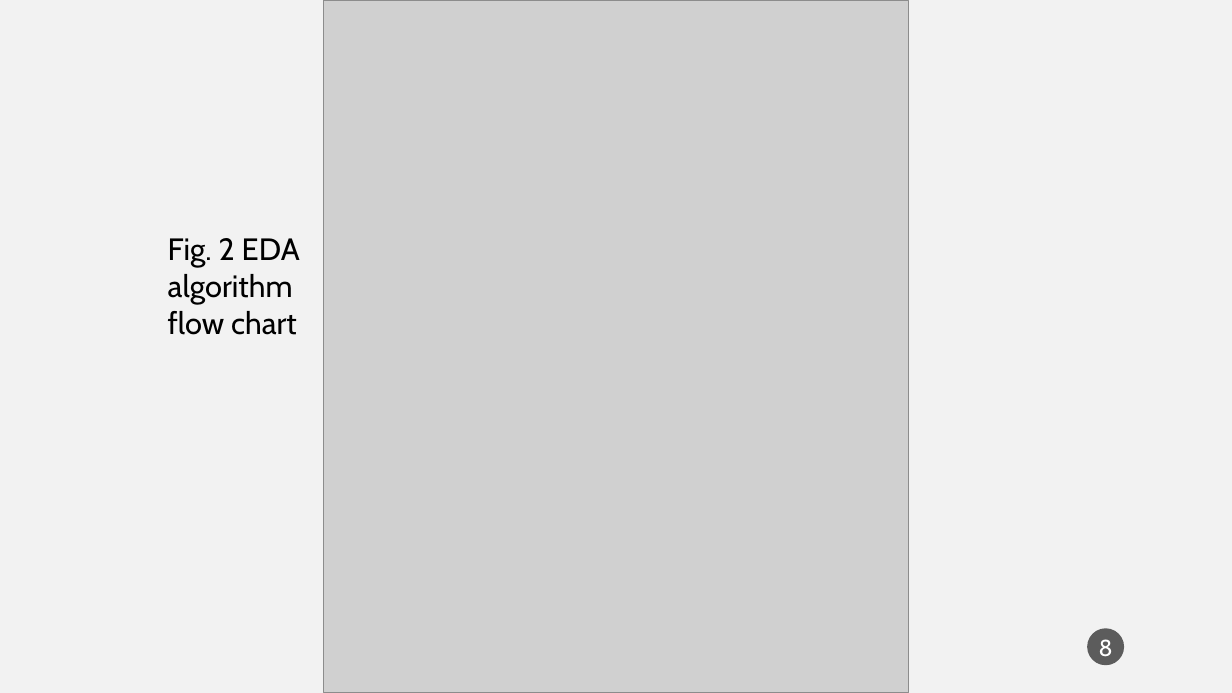
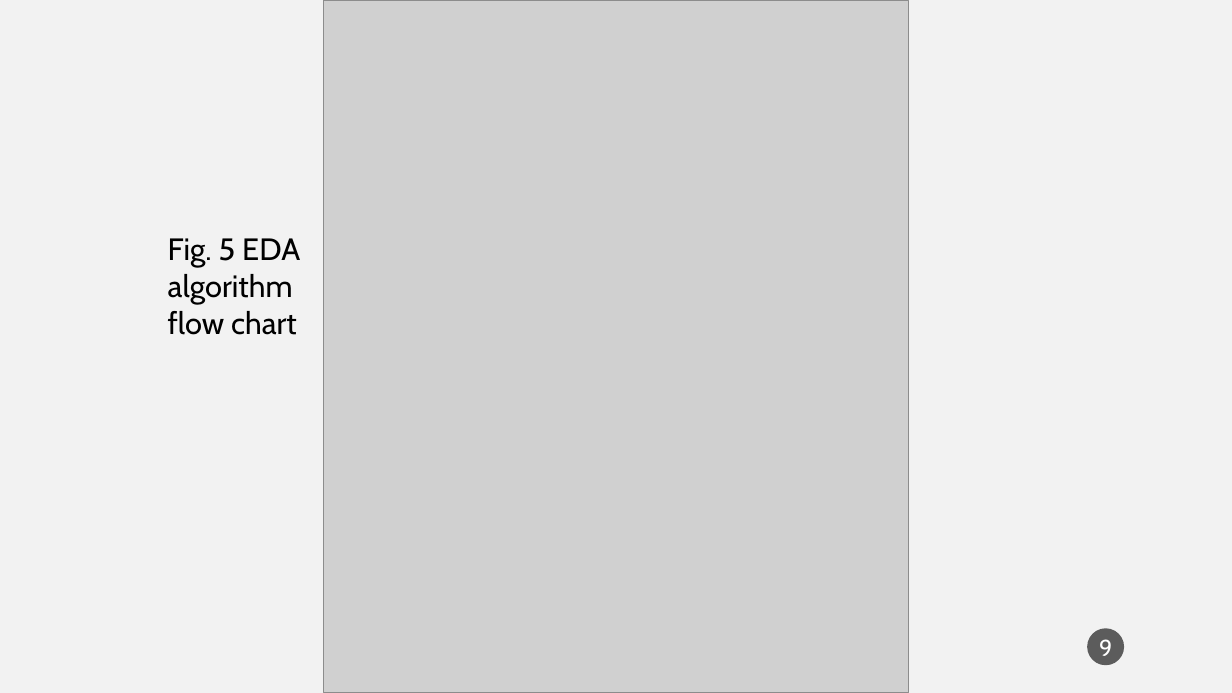
Before and after one commit to adriantiron/Licenta2019TironAdrian, a slide deck: slide 9 of EDA.pptx (slide 8 before the commit). Drawn at 1232x693 pixels with LibreOffice and Linux fonts; fonts in the diff are those of the drawing; grey boxes stand for pictures. Boxes give left, top, right and bottom in pixels: in the first picture for what was removed or moved away, otherwise in the second. Text is boxed around its words. In the diff, an @@ line names an element or a change of style, - is before the commit and + after.

```diff
--- a/EDA.pptx
+++ b/EDA.pptx
@@ text at [168,238,300,335]: text changed @@
-Fig. 2 EDA algorithm flow chart
+Fig. 5 EDA algorithm flow chart
@@ page number at [1099,639,1112,656]: text changed @@
-8
+9
```
Also in this commit, not shown: 2 other slides changed, 1 slide added.
